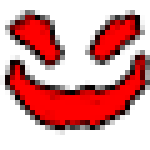
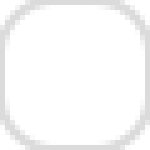
The second 150×150 image is a revision of the first. Changes to its layers:
added layer "UIKnob" above "Enemy" over [0, 0, 150, 150]
hid group "Enemy" (1 layers) over [5, 15, 145, 130]
